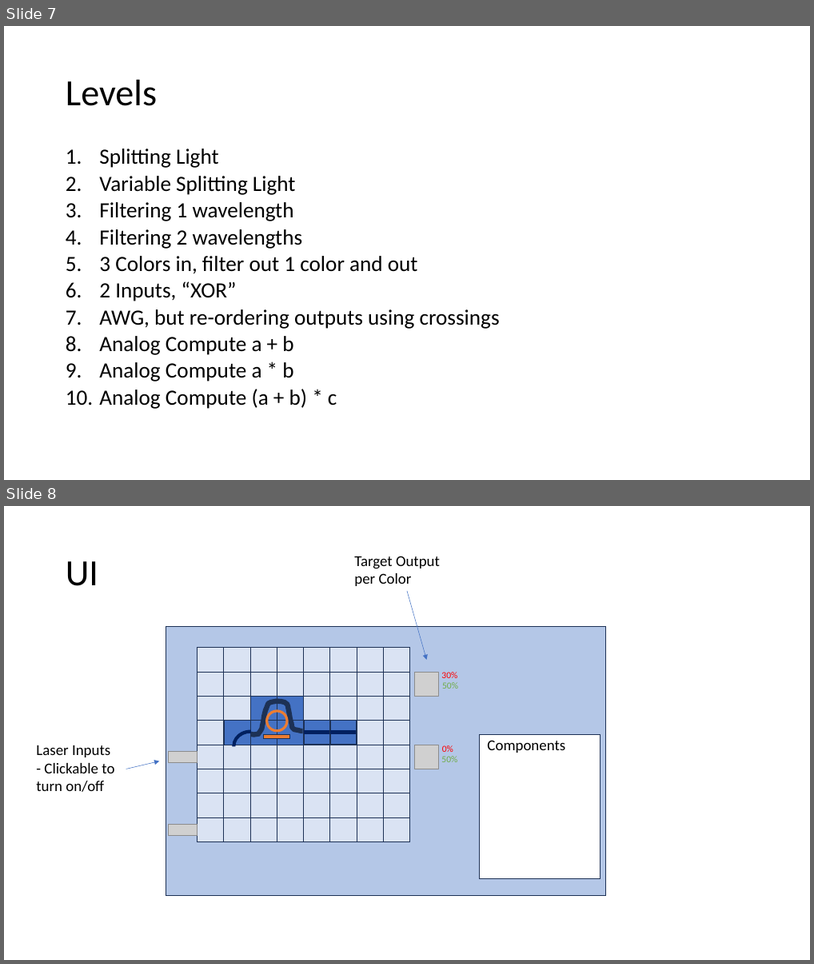
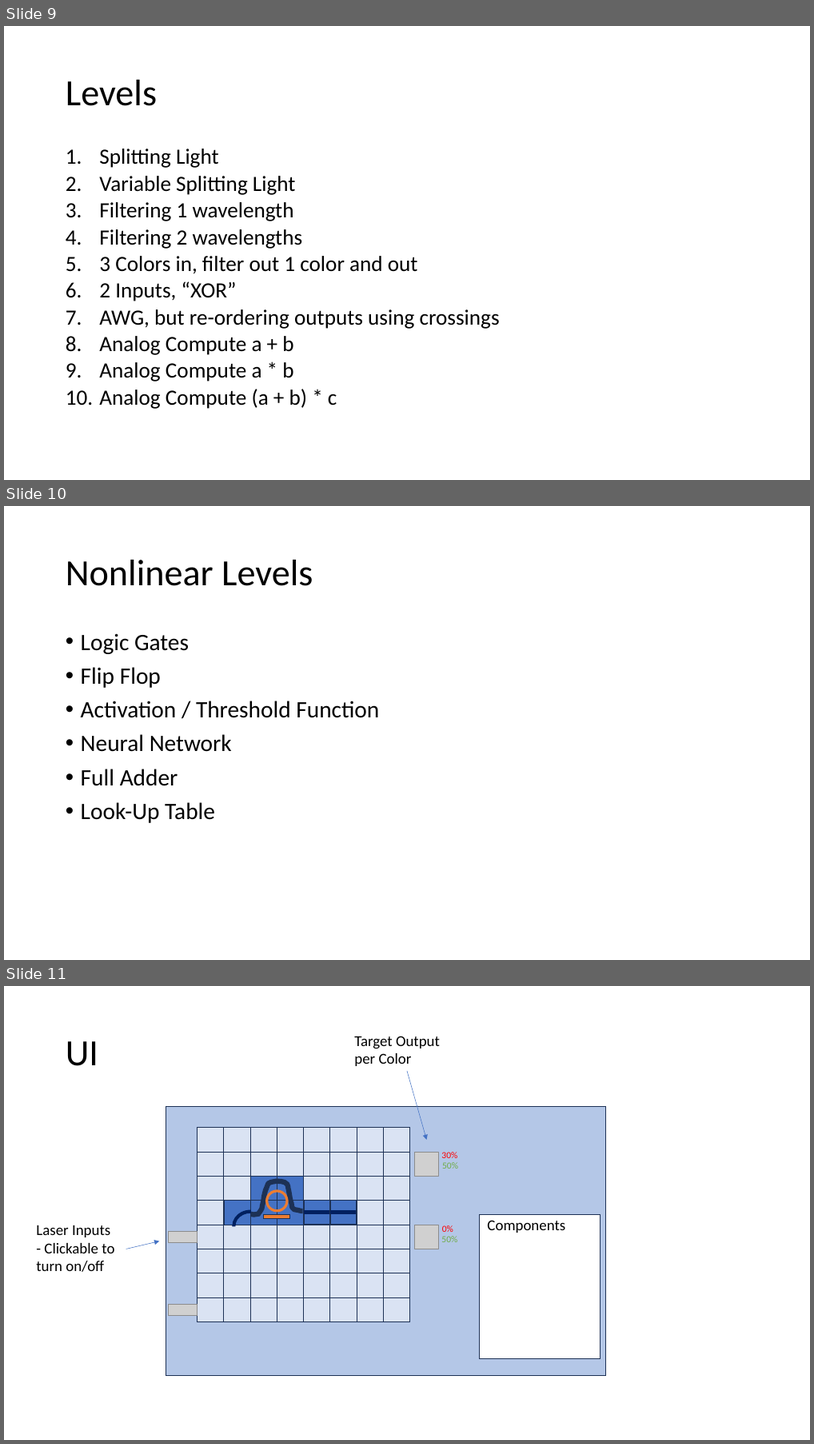
Before and after one commit to Akhetonics/Connect-A-PIC, a slide deck: Design.pptx. Shown one above the other, each under a label of ours: slides 7 and 8 before the commit, slides 9, 10 and 11 after it. The pictures are 814x964 and 814x1444 pixels, drawn with LibreOffice and Linux fonts; fonts in the diff are those of the drawing; grey boxes stand for pictures. Boxes give left, top, right and bottom in pixels: in the first picture for what was removed or moved away, otherwise in the second. Text is boxed around its words. In the diff, an @@ line names an element or a change of style, - is before the commit and + after.

```diff
--- a/Design.pptx
+++ b/Design.pptx
@@ slide 10 added at bbox=[4, 506, 810, 960], background #FFFFFF @@
@@ title added at bbox=[66, 560, 313, 586], 44 pt, text #000000 @@
+Nonlinear Levels
@@ text added at bbox=[81, 633, 379, 823], 28 pt, text #000000 @@
+• Logic Gates
+• Flip Flop
+• Activation / Threshold Function
+• Neural Network
+• Full Adder
+• Look-Up Table
@@ what was slide 7 is now slide 9 @@
@@ what was slide 8 is now slide 11 @@
```
Also in this commit, not shown: 3 slides changed, 2 other slides added, 1 other file.
